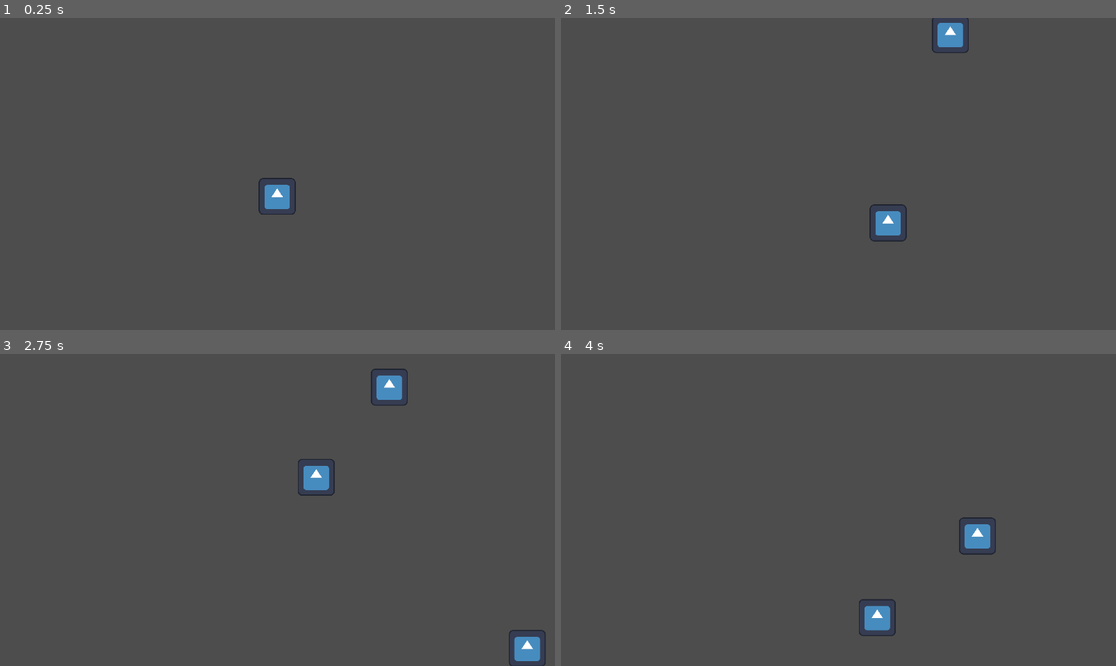
Above: before the commit, frames 1-4 (two rows, left to right).
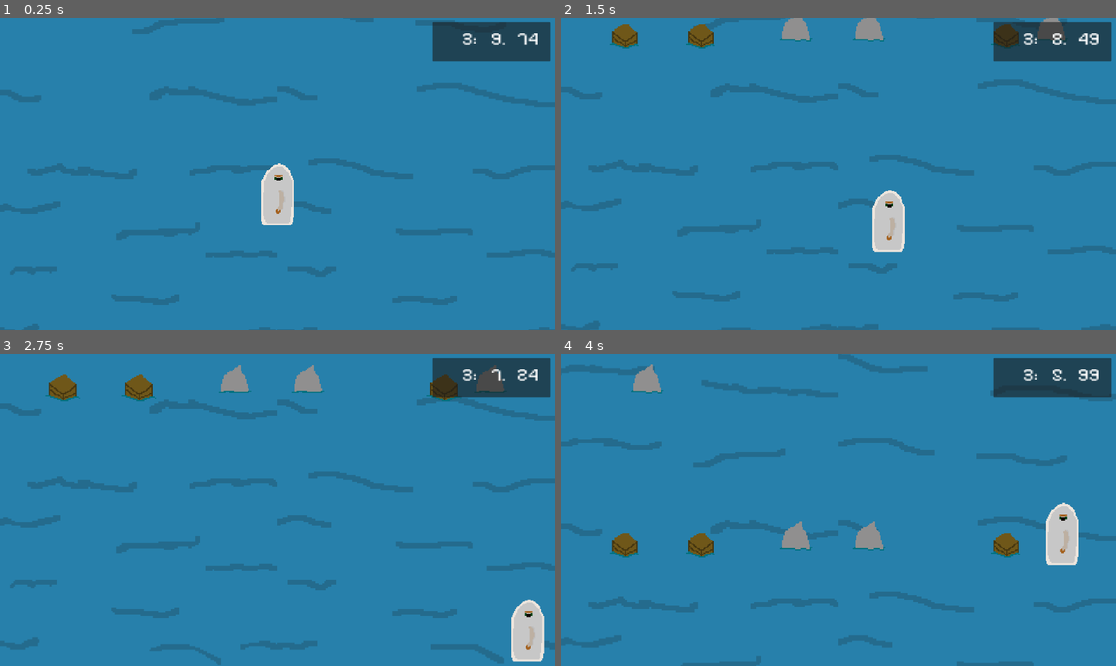
Above: after the commit, the same moments.

Repository: BrianMath/projeto-perfeito
Game: Godot game, scene res://Scenes/main.tscn
Same seed, same stepped clock (60 frames per second), same inputs: the game is played once before the commit and once after it. The engine's default icon, where the game draws it, is replaced by a stand-in: a white triangle on a blue panel in a dark square.
Inputs (mouse positions are in pixels of both pictures, inside the frame that each line leads up to):
- Up to frame 1 (0.25 s): no input
- Up to frame 2 (1.5 s): move the mouse to (960, 158) at 0.52 s; hold Right (move_right) 0.53-1.28 s; move the mouse to (727, 189) at 1.27 s; hold Down (move_down) from 1.28 s (still down)
- Up to frame 3 (2.75 s): move the mouse to (333, 441) at 2.02 s; release Down (move_down) at 2.03 s; hold Right (move_right) from 2.03 s (still down)
- Up to frame 4 (4 s): move the mouse to (810, 572) at 2.77 s; release Right (move_right) at 2.78 s; hold Up (move_up) 2.78-3.53 s; move the mouse to (1005, 556) at 3.52 s; hold Left (move_left) from 3.53 s (still down)

The runs differ from the first frame. In frame 1, 100% of the frame differs, in the area x 0-100%, y 0-100%; in frame 2, 100%; in frame 3, 100%; in frame 4, 100%.

Commit message:
beijos

Diff:
--- a/Scenes/boat.tscn
+++ b/Scenes/boat.tscn
@@ -1,10 +1,47 @@
-[gd_scene load_steps=4 format=3 uid="uid://dwf7fwfu71ny7"]
+[gd_scene load_steps=9 format=3 uid="uid://dwf7fwfu71ny7"]
 
 [ext_resource type="Script" path="res://Scripts/boat.gd" id="1_ek2nj"]
-[ext_resource type="Texture2D" uid="uid://dbwd756ku6kb0" path="res://icon.svg" id="1_qgdet"]
+[ext_resource type="Texture2D" uid="uid://d1ypduv6q0eb6" path="res://Assets/barco.png" id="2_a5lmo"]
 
-[sub_resource type="RectangleShape2D" id="RectangleShape2D_6qts1"]
-size = Vector2(125.5, 122.5)
+[sub_resource type="AtlasTexture" id="AtlasTexture_jkgvb"]
+atlas = ExtResource("2_a5lmo")
+region = Rect2(0, 0, 256, 256)
+
+[sub_resource type="AtlasTexture" id="AtlasTexture_dflri"]
+atlas = ExtResource("2_a5lmo")
+region = Rect2(256, 0, 256, 256)
+
+[sub_resource type="AtlasTexture" id="AtlasTexture_trgmh"]
+atlas = ExtResource("2_a5lmo")
+region = Rect2(512, 0, 256, 256)
+
+[sub_resource type="AtlasTexture" id="AtlasTexture_3tvax"]
+atlas = ExtResource("2_a5lmo")
+region = Rect2(768, 0, 256, 256)
+
+[sub_resource type="SpriteFrames" id="SpriteFrames_154qe"]
+animations = [{
+"frames": [{
+"duration": 1.0,
+"texture": SubResource("AtlasTexture_jkgvb")
+}, {
+"duration": 1.0,
+"texture": SubResource("AtlasTexture_dflri")
+}, {
+"duration": 1.0,
+"texture": SubResource("AtlasTexture_trgmh")
+}, {
+"duration": 1.0,
+"texture": SubResource("AtlasTexture_3tvax")
+}],
+"loop": true,
+"name": &"Velejar",
+"speed": 5.0
+}]
+
+[sub_resource type="CapsuleShape2D" id="CapsuleShape2D_ln0f0"]
+radius = 60.0
+height = 232.0
 
 [node name="Boat" type="CharacterBody2D" groups=["boat"]]
 position = Vector2(960, 540)
@@ -18,10 +55,13 @@
 drag_vertical_offset = -1.0
 editor_draw_limits = true
 
-[node name="Sprite2D" type="Sprite2D" parent="."]
-position = Vector2(-2, -1)
-texture = ExtResource("1_qgdet")
+[node name="Sprite2D" type="AnimatedSprite2D" parent="."]
+position = Vector2(-4.00002, -8)
+scale = Vector2(0.835938, 0.835938)
+sprite_frames = SubResource("SpriteFrames_154qe")
+animation = &"Velejar"
+autoplay = "Velejar"
 
 [node name="CollisionShape2D" type="CollisionShape2D" parent="."]
-position = Vector2(-1.75, -1.25)
-shape = SubResource("RectangleShape2D_6qts1")
+position = Vector2(1, -1.00003)
+shape = SubResource("CapsuleShape2D_ln0f0")
--- a/Scenes/main.tscn
+++ b/Scenes/main.tscn
@@ -1,8 +1,13 @@
-[gd_scene load_steps=8 format=3 uid="uid://cuimjerhnhxu6"]
+[gd_scene load_steps=23 format=3 uid="uid://cuimjerhnhxu6"]
 
 [ext_resource type="Script" path="res://Scripts/main.gd" id="1_42bfp"]
 [ext_resource type="PackedScene" uid="uid://dwf7fwfu71ny7" path="res://Scenes/boat.tscn" id="1_qumma"]
 [ext_resource type="PackedScene" uid="uid://8pay44yrcj1r" path="res://Scenes/spawner.tscn" id="4_lt26h"]
+[ext_resource type="Script" path="res://Scenes/panel.gd" id="4_tnimw"]
+[ext_resource type="FontFile" uid="uid://k233834bfr3e" path="res://Assets/PixelifySans-VariableFont_wght.ttf" id="5_01n3a"]
+[ext_resource type="Texture2D" uid="uid://dlykx0fvetq55" path="res://Assets/fumaça.png" id="5_12xik"]
+[ext_resource type="Texture2D" uid="uid://ul7h85nfwn64" path="res://Assets/mar.png" id="6_7yw0q"]
+[ext_resource type="Texture2D" uid="uid://cthsu7gykxvia" path="res://Assets/farol.png" id="7_0jbni"]
 
 [sub_resource type="WorldBoundaryShape2D" id="WorldBoundaryShape2D_3swr3"]
 normal = Vector2(1, 0)
@@ -15,13 +20,74 @@
 [sub_resource type="RectangleShape2D" id="RectangleShape2D_41xad"]
 size = Vector2(1907, 20)
 
+[sub_resource type="LabelSettings" id="LabelSettings_eqnqk"]
+font = ExtResource("5_01n3a")
+
+[sub_resource type="AtlasTexture" id="AtlasTexture_eurq4"]
+atlas = ExtResource("5_12xik")
+region = Rect2(0, 0, 1200, 674)
+
+[sub_resource type="AtlasTexture" id="AtlasTexture_2wpoq"]
+atlas = ExtResource("5_12xik")
+region = Rect2(1200, 0, 1200, 674)
+
+[sub_resource type="AtlasTexture" id="AtlasTexture_5aw3x"]
+atlas = ExtResource("5_12xik")
+region = Rect2(2400, 0, 1200, 674)
+
+[sub_resource type="AtlasTexture" id="AtlasTexture_40u2w"]
+atlas = ExtResource("5_12xik")
+region = Rect2(3600, 0, 1200, 674)
+
+[sub_resource type="SpriteFrames" id="SpriteFrames_b8m6f"]
+animations = [{
+"frames": [{
+"duration": 1.0,
+"texture": SubResource("AtlasTexture_eurq4")
+}, {
+"duration": 1.0,
+"texture": SubResource("AtlasTexture_2wpoq")
+}, {
+"duration": 1.0,
+"texture": SubResource("AtlasTexture_5aw3x")
+}, {
+"duration": 1.0,
+"texture": SubResource("AtlasTexture_40u2w")
+}],
+"loop": true,
+"name": &"Nuvens",
+"speed": 5.0
+}]
+
+[sub_resource type="RectangleShape2D" id="RectangleShape2D_gygg2"]
+size = Vector2(1899, 50)
+
+[sub_resource type="AtlasTexture" id="AtlasTexture_m300k"]
+atlas = ExtResource("7_0jbni")
+region = Rect2(0, 0, 640, 1200)
+
+[sub_resource type="AtlasTexture" id="AtlasTexture_qlyqu"]
+atlas = ExtResource("7_0jbni")
+region = Rect2(640, 0, 640, 1200)
+
+[sub_resource type="SpriteFrames" id="SpriteFrames_cbcvd"]
+animations = [{
+"frames": [{
+"duration": 1.0,
+"texture": SubResource("AtlasTexture_m300k")
+}, {
+"duration": 1.0,
+"texture": SubResource("AtlasTexture_qlyqu")
+}],
+"loop": true,
+"name": &"Farol",
+"speed": 5.0
+}]
+
 [node name="Main" type="Node2D"]
 script = ExtResource("1_42bfp")
 
 [node name="Boat" parent="." instance=ExtResource("1_qumma")]
-
-[node name="Spawner" parent="." instance=ExtResource("4_lt26h")]
-position = Vector2(8, -80)
 
 [node name="Walls" type="Node" parent="."]
 
@@ -49,4 +115,151 @@
 position = Vector2(-957.5, 7)
 shape = SubResource("RectangleShape2D_41xad")
 
+[node name="CanvasLayer" type="CanvasLayer" parent="."]
+
+[node name="Panel" type="Panel" parent="CanvasLayer"]
+offset_left = 1496.0
+offset_top = 14.0
+offset_right = 1904.0
+offset_bottom = 150.0
+script = ExtResource("4_tnimw")
+
+[node name="Milisegundo" type="Label" parent="CanvasLayer/Panel"]
+layout_mode = 1
+anchors_preset = -1
+anchor_left = -2.198
+anchor_top = 0.566
+anchor_right = -2.198
+anchor_bottom = 0.566
+offset_left = 1144.78
+offset_top = -57.976
+offset_right = 1174.78
+offset_bottom = -11.976
+scale = Vector2(4, 4)
+text = "000"
+label_settings = SubResource("LabelSettings_eqnqk")
+horizontal_alignment = 2
+
+[node name="Segundo" type="Label" parent="CanvasLayer/Panel"]
+layout_mode = 1
+anchors_preset = -1
+anchor_left = -2.198
+anchor_top = 0.566
+anchor_right = -2.198
+anchor_bottom = 0.566
+offset_left = 1054.78
+offset_top = -57.976
+offset_right = 1078.78
+offset_bottom = -11.976
+scale = Vector2(4, 4)
+text = "00."
+label_settings = SubResource("LabelSettings_eqnqk")
+horizontal_alignment = 2
+
+[node name="Minuto" type="Label" parent="CanvasLayer/Panel"]
+layout_mode = 1
+anchors_preset = -1
+anchor_left = -2.198
+anchor_top = 0.566
+anchor_right = -2.198
+anchor_bottom = 0.566
+offset_left = 954.784
+offset_top = -57.976
+offset_right = 978.784
+offset_bottom = -11.976
+scale = Vector2(4, 4)
+text = "00:"
+label_settings = SubResource("LabelSettings_eqnqk")
+horizontal_alignment = 2
+
+[node name="Nuvens" type="AnimatedSprite2D" parent="CanvasLayer"]
+visible = false
+position = Vector2(962.985, 436)
+scale = Vector2(1.60831, 1.60831)
+sprite_frames = SubResource("SpriteFrames_b8m6f")
+animation = &"Nuvens"
+autoplay = "Nuvens"
+
+[node name="ParallaxBackground" type="ParallaxBackground" parent="."]
+follow_viewport_enabled = true
+
+[node name="Mar" type="Sprite2D" parent="ParallaxBackground"]
+position = Vector2(957, -8655)
+scale = Vector2(2.41781, 2.41781)
+texture = ExtResource("6_7yw0q")
+
+[node name="Mar2" type="Sprite2D" parent="ParallaxBackground"]
+position = Vector2(957, -28078)
+scale = Vector2(2.41781, 2.41781)
+texture = ExtResource("6_7yw0q")
+
+[node name="Mar3" type="Sprite2D" parent="ParallaxBackground"]
+position = Vector2(957, -47156)
+scale = Vector2(2.41781, 2.41781)
+texture = ExtResource("6_7yw0q")
+
+[node name="Mar4" type="Sprite2D" parent="ParallaxBackground"]
+position = Vector2(957, -66579)
+scale = Vector2(2.41781, 2.41781)
+texture = ExtResource("6_7yw0q")
+
+[node name="Farol" type="Area2D" parent="."]
+position = Vector2(969, -75569)
+
+[node name="CollisionShape2D" type="CollisionShape2D" parent="Farol"]
+position = Vector2(-10.5, -15)
+shape = SubResource("RectangleShape2D_gygg2")
+
+[node name="ColorRect" type="ColorRect" parent="Farol"]
+offset_left = -1032.0
+offset_top = -824.0
+offset_right = 1010.0
+offset_bottom = -6.0
+color = Color(0.160784, 0.470588, 0.0745098, 1)
+
+[node name="ColorRect2" type="ColorRect" parent="Farol"]
+offset_left = -1029.0
+offset_top = -8.0
+offset_right = 1013.0
+offset_bottom = 37.0
+color = Color(0.337255, 0.207843, 0.101961, 1)
+
+[node name="AnimatedSprite2D" type="AnimatedSprite2D" parent="Farol"]
+position = Vector2(-24.9999, -309.002)
+scale = Vector2(0.817188, 0.594021)
+sprite_frames = SubResource("SpriteFrames_cbcvd")
+animation = &"Farol"
+autoplay = "Farol"
+
+[node name="Spawner" parent="." instance=ExtResource("4_lt26h")]
+position = Vector2(5, -80)
+limite = 325
+inicio = 30
+
+[node name="Spawner2" parent="." instance=ExtResource("4_lt26h")]
+position = Vector2(325, -80)
+limite = 645
+inicio = 385
+
+[node name="Spawner3" parent="." instance=ExtResource("4_lt26h")]
+position = Vector2(645, -80)
+limite = 965
+inicio = 705
+
+[node name="Spawner4" parent="." instance=ExtResource("4_lt26h")]
+position = Vector2(965, -80)
+limite = 1285
+inicio = 1025
+
+[node name="Spawner5" parent="." instance=ExtResource("4_lt26h")]
+position = Vector2(1285, -80)
+limite = 1605
+inicio = 1345
+
+[node name="Spawner6" parent="." instance=ExtResource("4_lt26h")]
+position = Vector2(1605, -80)
+limite = 1860
+inicio = 1625
+
 [connection signal="area_entered" from="Walls/ObstaclesKiller" to="." method="_on_obstacles_killer_area_entered"]
+[connection signal="body_entered" from="Farol" to="." method="_on_farol_body_entered"]
--- a/Scenes/obstacle.tscn
+++ b/Scenes/obstacle.tscn
@@ -1,7 +1,109 @@
-[gd_scene load_steps=4 format=3 uid="uid://bjcdnne6npno2"]
+[gd_scene load_steps=17 format=3 uid="uid://bjcdnne6npno2"]
 
 [ext_resource type="Script" path="res://Scripts/obstacle.gd" id="1_44c1b"]
-[ext_resource type="Texture2D" uid="uid://dbwd756ku6kb0" path="res://icon.svg" id="1_qa413"]
+[ext_resource type="Texture2D" uid="uid://dprr5y8rbnsy" path="res://Assets/objetos.png" id="2_vuxee"]
+
+[sub_resource type="AtlasTexture" id="AtlasTexture_r87k7"]
+atlas = ExtResource("2_vuxee")
+region = Rect2(0, 0, 256, 256)
+
+[sub_resource type="AtlasTexture" id="AtlasTexture_araml"]
+atlas = ExtResource("2_vuxee")
+region = Rect2(256, 0, 256, 256)
+
+[sub_resource type="AtlasTexture" id="AtlasTexture_uk51u"]
+atlas = ExtResource("2_vuxee")
+region = Rect2(512, 0, 256, 256)
+
+[sub_resource type="AtlasTexture" id="AtlasTexture_k0grn"]
+atlas = ExtResource("2_vuxee")
+region = Rect2(768, 0, 256, 256)
+
+[sub_resource type="AtlasTexture" id="AtlasTexture_q062p"]
+atlas = ExtResource("2_vuxee")
+region = Rect2(0, 256, 256, 256)
+
+[sub_resource type="AtlasTexture" id="AtlasTexture_vj2x3"]
+atlas = ExtResource("2_vuxee")
+region = Rect2(256, 256, 256, 256)
+
+[sub_resource type="AtlasTexture" id="AtlasTexture_iy2qs"]
+atlas = ExtResource("2_vuxee")
+region = Rect2(512, 256, 256, 256)
+
+[sub_resource type="AtlasTexture" id="AtlasTexture_yshhn"]
+atlas = ExtResource("2_vuxee")
+region = Rect2(768, 256, 256, 256)
+
+[sub_resource type="AtlasTexture" id="AtlasTexture_x4716"]
+atlas = ExtResource("2_vuxee")
+region = Rect2(0, 512, 256, 256)
+
+[sub_resource type="AtlasTexture" id="AtlasTexture_frmmy"]
+atlas = ExtResource("2_vuxee")
+region = Rect2(256, 512, 256, 256)
+
+[sub_resource type="AtlasTexture" id="AtlasTexture_1jpmv"]
+atlas = ExtResource("2_vuxee")
+region = Rect2(512, 512, 256, 256)
+
+[sub_resource type="AtlasTexture" id="AtlasTexture_xccqo"]
+atlas = ExtResource("2_vuxee")
+region = Rect2(768, 512, 256, 256)
+
+[sub_resource type="SpriteFrames" id="SpriteFrames_2sswy"]
+animations = [{
+"frames": [{
+"duration": 1.0,
+"texture": SubResource("AtlasTexture_r87k7")
+}, {
+"duration": 1.0,
+"texture": SubResource("AtlasTexture_araml")
+}, {
+"duration": 1.0,
+"texture": SubResource("AtlasTexture_uk51u")
+}, {
+"duration": 1.0,
+"texture": SubResource("AtlasTexture_k0grn")
+}],
+"loop": true,
+"name": &"Bombas",
+"speed": 5.0
+}, {
+"frames": [{
+"duration": 1.0,
+"texture": SubResource("AtlasTexture_q062p")
+}, {
+"duration": 1.0,
+"texture": SubResource("AtlasTexture_vj2x3")
+}, {
+"duration": 1.0,
+"texture": SubResource("AtlasTexture_iy2qs")
+}, {
+"duration": 1.0,
+"texture": SubResource("AtlasTexture_yshhn")
+}],
+"loop": true,
+"name": &"Caxa",
+"speed": 5.0
+}, {
+"frames": [{
+"duration": 1.0,
+"texture": SubResource("AtlasTexture_x4716")
+}, {
+"duration": 1.0,
+"texture": SubResource("AtlasTexture_frmmy")
+}, {
+"duration": 1.0,
+"texture": SubResource("AtlasTexture_1jpmv")
+}, {
+"duration": 1.0,
+"texture": SubResource("AtlasTexture_xccqo")
+}],
+"loop": true,
+"name": &"Pedra",
+"speed": 5.0
+}]
 
 [sub_resource type="CircleShape2D" id="CircleShape2D_n3uwb"]
 radius = 51.0882
@@ -9,8 +111,10 @@
 [node name="Obstacle" type="Area2D"]
 script = ExtResource("1_44c1b")
 
-[node name="Sprite2D" type="Sprite2D" parent="."]
-texture = ExtResource("1_qa413")
+[node name="Sprite2D" type="AnimatedSprite2D" parent="."]
+sprite_frames = SubResource("SpriteFrames_2sswy")
+animation = &"Bombas"
+autoplay = "Bombas"
 
 [node name="CollisionShape2D" type="CollisionShape2D" parent="."]
 shape = SubResource("CircleShape2D_n3uwb")
--- /dev/null
+++ b/Scenes/panel.gd
@@ -0,0 +1,38 @@
+extends Panel
+@onready var spawner = $"../../Spawner"
+@onready var spawner_2 = $"../../Spawner2"
+@onready var spawner_3 = $"../../Spawner3"
+@onready var spawner_4 = $"../../Spawner4"
+@onready var spawner_5 = $"../../Spawner5"
+@onready var spawner_6 = $"../../Spawner6"
+@onready var nuvens = $"../Nuvens"
+
+var tempo: float = 190.00
+var Minuto: int = 5
+var Segundo: int = 0
+var Milisegundo: int = 0
+
+func _process(delta) -> void:
+	tempo -= delta
+	Minuto = fmod(tempo, 3600) / 60
+	Segundo = fmod(tempo, 60)
+	Milisegundo = fmod(tempo, 1) * 100
+
+	#tempestade
+	if(tempo <= 140.0):
+		spawner.tempoI = 0.1
+		spawner.tempoF = 0.3
+		spawner_6.tempoI = 0.1
+		spawner_6.tempoF = 0.3
+		spawner_2.tempoI = 0.5
+		spawner_2.tempoF = 1
+		spawner_4.tempoI = 0.5
+		spawner_4.tempoF = 1
+		spawner_3.tempoI = 0.7
+		spawner_3.tempoF = 0.8
+		nuvens.visible = true
+		get_tree().create_tween()
+
+	$Milisegundo.text = "%0.3d" % Milisegundo
+	$Segundo.text = "%0.2d." % Segundo
+	$Minuto.text = "%0.2d:" % Minuto
--- a/Scripts/main.gd
+++ b/Scripts/main.gd
@@ -1,4 +1,5 @@
 extends Node2D
+@onready var boat = $Boat
 
 # Called when the node enters the scene tree for the first time.
 func _ready():
@@ -13,3 +14,8 @@
 # Um obstáculo chegou no fim do mapa
 func _on_obstacles_killer_area_entered(obstacle):
 	obstacle.queue_free()
+
+
+func _on_farol_body_entered(body):
+	if boat.is_in_group("boat"):
+		get_tree().change_scene_to_file("res://node_2d.tscn")
--- a/Scripts/obstacle.gd
+++ b/Scripts/obstacle.gd
@@ -1,11 +1,13 @@
 extends Area2D
 
 var speed = 100
+@onready var sprite_2d = $Sprite2D
+
+var list = ['Pedra', 'Bombas', 'Caxa']
 
 # Called when the node enters the scene tree for the first time.
 func _ready():
-	pass # Replace with function body.
-
+	sprite_2d.animation = list[randi() % 3]
 
 func _process(delta):
 	position.y += speed * delta
--- a/Scripts/spawner.gd
+++ b/Scripts/spawner.gd
@@ -1,16 +1,24 @@
 extends Node2D
+@export var limite: int
+@export var inicio: int
 
 @onready var timer = $Timer
 @onready var boat = $"../Boat"
 const OBSTACLE = preload("res://Scenes/obstacle.tscn")
 
+var tempoI = 2
+var tempoF = 5
+
 func _process(delta):
 	if boat:
 		position.y = boat.position.y - 600
 
+func _ready():
+	randomize()
+
 func _on_timer_timeout():
-	timer.start(randf_range(1, 5))
+	timer.start(randf_range(tempoI, tempoF))
 	var obs = OBSTACLE.instantiate()
 
-	obs.position = Vector2(randi_range(20, 1900), position.y)
+	obs.position = Vector2(randi_range(inicio, limite), position.y)
 	get_parent().add_child(obs)
--- /dev/null
+++ b/node_2d.tscn
@@ -0,0 +1,69 @@
+[gd_scene load_steps=7 format=3 uid="uid://bjogmdjwn0fv5"]
+
+[ext_resource type="Texture2D" uid="uid://cthsu7gykxvia" path="res://Assets/farol.png" id="1_7s0do"]
+[ext_resource type="PackedScene" uid="uid://dwf7fwfu71ny7" path="res://Scenes/boat.tscn" id="2_fqnrd"]
+
+[sub_resource type="LabelSettings" id="LabelSettings_wot6m"]
+font_color = Color(1, 0.760784, 0, 1)
+
+[sub_resource type="AtlasTexture" id="AtlasTexture_m300k"]
+atlas = ExtResource("1_7s0do")
+region = Rect2(0, 0, 640, 1200)
+
+[sub_resource type="AtlasTexture" id="AtlasTexture_qlyqu"]
+atlas = ExtResource("1_7s0do")
+region = Rect2(640, 0, 640, 1200)
+
+[sub_resource type="SpriteFrames" id="SpriteFrames_q2m2o"]
+animations = [{
+"frames": [{
+"duration": 1.0,
+"texture": SubResource("AtlasTexture_m300k")
+}, {
+"duration": 1.0,
+"texture": SubResource("AtlasTexture_qlyqu")
+}],
+"loop": true,
+"name": &"Farol",
+"speed": 5.0
+}]
+
+[node name="Node2D" type="Node2D"]
+
+[node name="ColorRect" type="ColorRect" parent="."]
+offset_right = 1920.0
+offset_bottom = 1080.0
+color = Color(0, 0.752941, 1, 1)
+
+[node name="Label" type="Label" parent="."]
+offset_left = 39.0
+offset_top = 846.0
+offset_right = 405.0
+offset_bottom = 869.0
+scale = Vector2(5, 5)
+text = "Você chegou em segurança.... Ou será que não?"
+label_settings = SubResource("LabelSettings_wot6m")
+
+[node name="ColorRect2" type="ColorRect" parent="."]
+offset_left = -92.0
+offset_top = -65.0
+offset_right = 1950.0
+offset_bottom = 815.0
+color = Color(0.160784, 0.470588, 0.0745098, 1)
+
+[node name="ColorRect3" type="ColorRect" parent="."]
+offset_left = -84.0
+offset_top = 801.0
+offset_right = 1958.0
+offset_bottom = 846.0
+color = Color(0.337255, 0.207843, 0.101961, 1)
+
+[node name="AnimatedSprite2D" type="AnimatedSprite2D" parent="."]
+position = Vector2(971.5, 414.132)
+scale = Vector2(1.01406, 0.737132)
+sprite_frames = SubResource("SpriteFrames_q2m2o")
+animation = &"Farol"
+autoplay = "Farol"
+
+[node name="Boat" parent="." instance=ExtResource("2_fqnrd")]
+position = Vector2(920, 957)
Binary file added: Assets/PixelifySans-VariableFont_wght.ttf
Not shown, added: Assets/PixelifySans-VariableFont_wght.ttf.import
Binary file added: Assets/barco.png
Not shown, added: Assets/barco.png.import
Binary file added: Assets/farol.png
Not shown, added: Assets/farol.png.import
Binary file added: Assets/fumaça.png
Not shown, added: Assets/fumaça.png.import
Binary file added: Assets/mar.png
Not shown, added: Assets/mar.png.import
Binary file added: Assets/objetos.png
Not shown, added: Assets/objetos.png.import
(and 4 more such lines)
